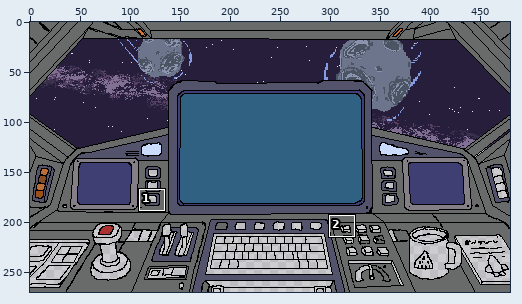
A pixel-art file gets an edit: Huds/Selectmodemenu/select_mode_menu.aseprite. Above, an overview of the earlier version with the close-up marked.
Close-up. First the earlier version:
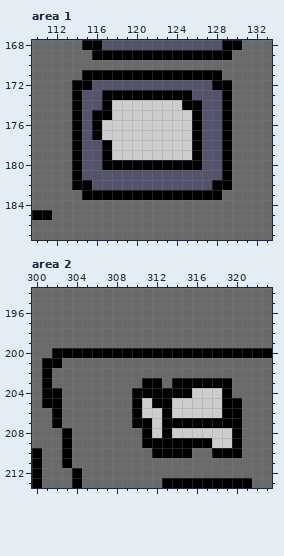
480x270 pixels, 1 frame. Shown: area 1: x 110..133, y 168..187; area 2: x 300..323, y 194..213. The commit also changed other parts of the picture, which this record leaves out.
Once edited:
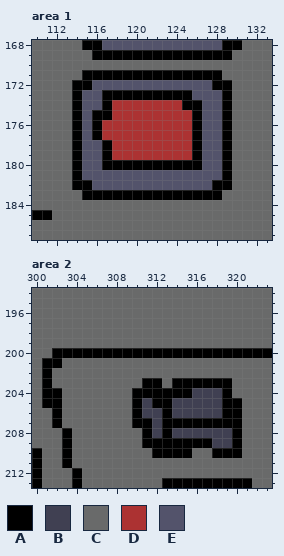
Palette (. is transparent): A #000000  B #404052  C #696a6a  D #ac3232  E #53536b
What changed:
Area 1, layer "nave":
Colour D is added in row 174 at x 118 to 124; in row 175 at x 118 to 125; in rows 176 to 177 at x 117 to 125; in rows 178 to 179 at x 118 to 125.
Area 2, layer "nave":
Colour B is added in row 204 at x 316 to 318; in row 205 at x 311 and 314 to 318; in row 206 at x 311 to 312 and 314 to 318; in row 207 at x 312; in row 208 at x 312 and 314 to 319; in row 209 at x 318 to 319.
